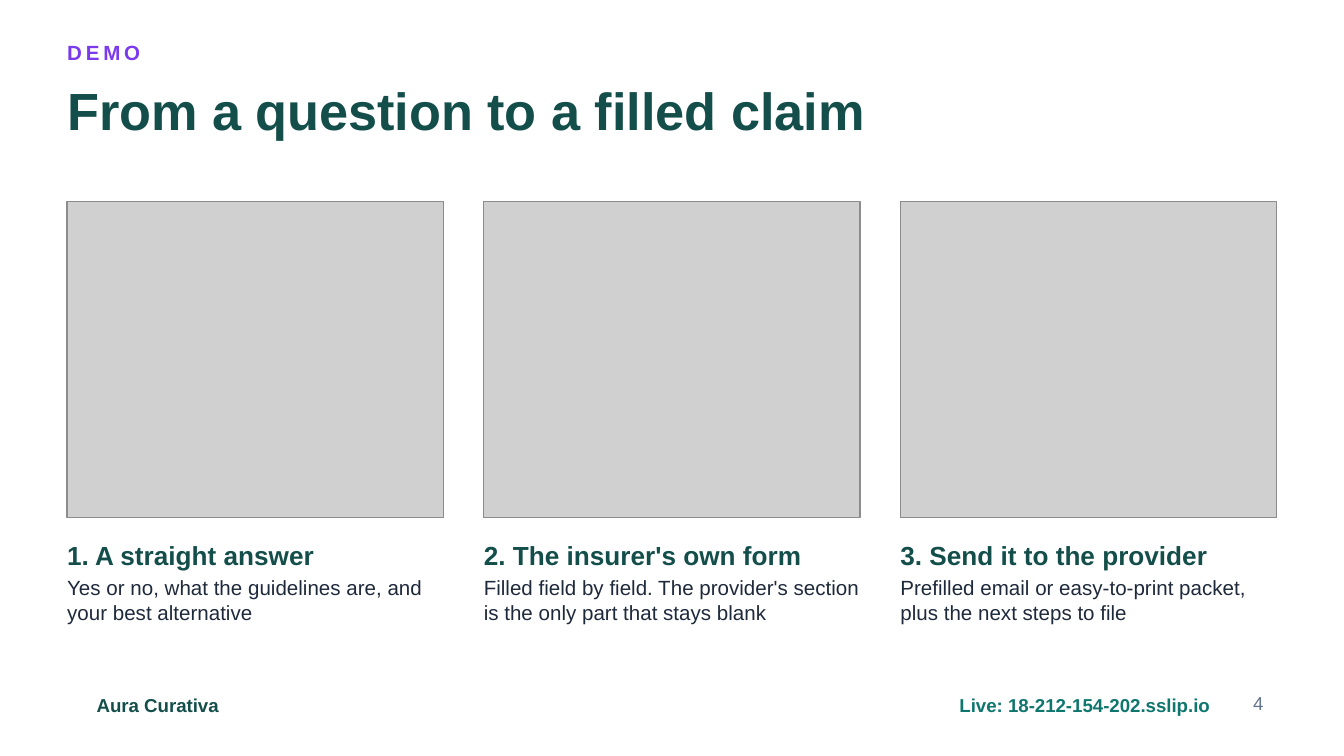
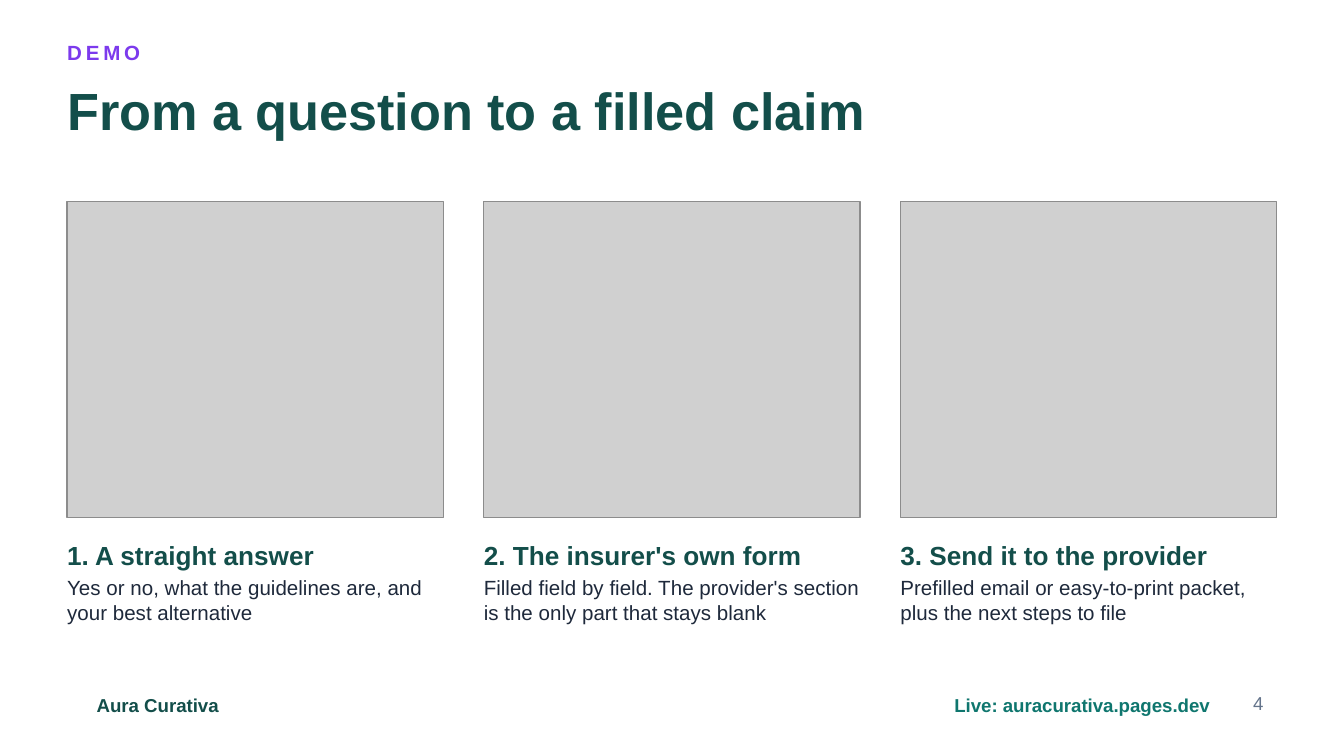
Before and after one commit to jdreben/aura-curativa, a slide deck: slide 4 of docs/slides/aura-curativa-deck.pptx. Drawn at 1344x756 pixels with LibreOffice and Linux fonts; fonts in the diff are those of the drawing; grey boxes stand for pictures; background and template pictures are left out. Boxes give left, top, right and bottom in pixels: in the first picture for what was removed or moved away, otherwise in the second. Text is boxed around its words. In the diff, an @@ line names an element or a change of style, - is before the commit and + after.

```diff
--- a/docs/slides/aura-curativa-deck.pptx
+++ b/docs/slides/aura-curativa-deck.pptx
@@ text at (954,698,1210,716): text changed @@
-Live: 18-212-154-202.sslip.io
+Live: auracurativa.pages.dev
```
Also in this commit, not shown: 1 other slide changed, 5 other files.
